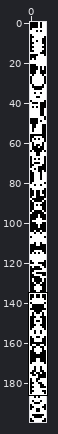
File history of a sprite sheet, Source/Common/MonsterArt.png. Above, an overview of the earlier version with the close-up marked.
Close-up. The starting point:
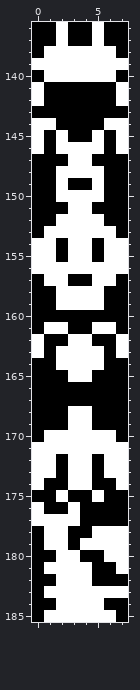
The file is 8x200 pixels. Shown: x 0..7, y 136..185. The commit also changed other parts of the picture, which this record leaves out.
After:
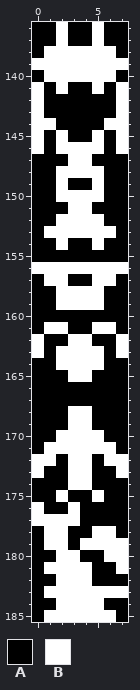
Palette (. is transparent): A #000000  B #ffffff
Changes in this commit:
{"y":141,"x":2,"old":"A","new":"B"}
{"y":141,"x":5,"old":"A","new":"B"}
{"y":143,"x":0,"old":"A","new":"B"}
{"y":143,"x":7,"old":"A","new":"B"}
{"y":154,"x":0,"old":"BBABBABB","new":"AABAABAA"}
{"y":155,"x":0,"old":"BB","new":"AA"}
{"y":155,"x":3,"old":"BB","new":"AA"}
{"y":155,"x":6,"old":"BB","new":"AA"}
{"y":170,"x":1,"old":"B","new":"A"}
{"y":170,"x":6,"old":"B","new":"A"}
{"y":171,"x":0,"old":"B","new":"A"}
{"y":171,"x":7,"old":"B","new":"A"}
{"y":173,"x":1,"old":"B","new":"A"}
{"y":173,"x":6,"old":"B","new":"A"}
{"y":174,"x":0,"old":"B","new":"A"}
{"y":174,"x":7,"old":"B","new":"A"}
{"y":178,"x":7,"old":"B","new":"A"}
